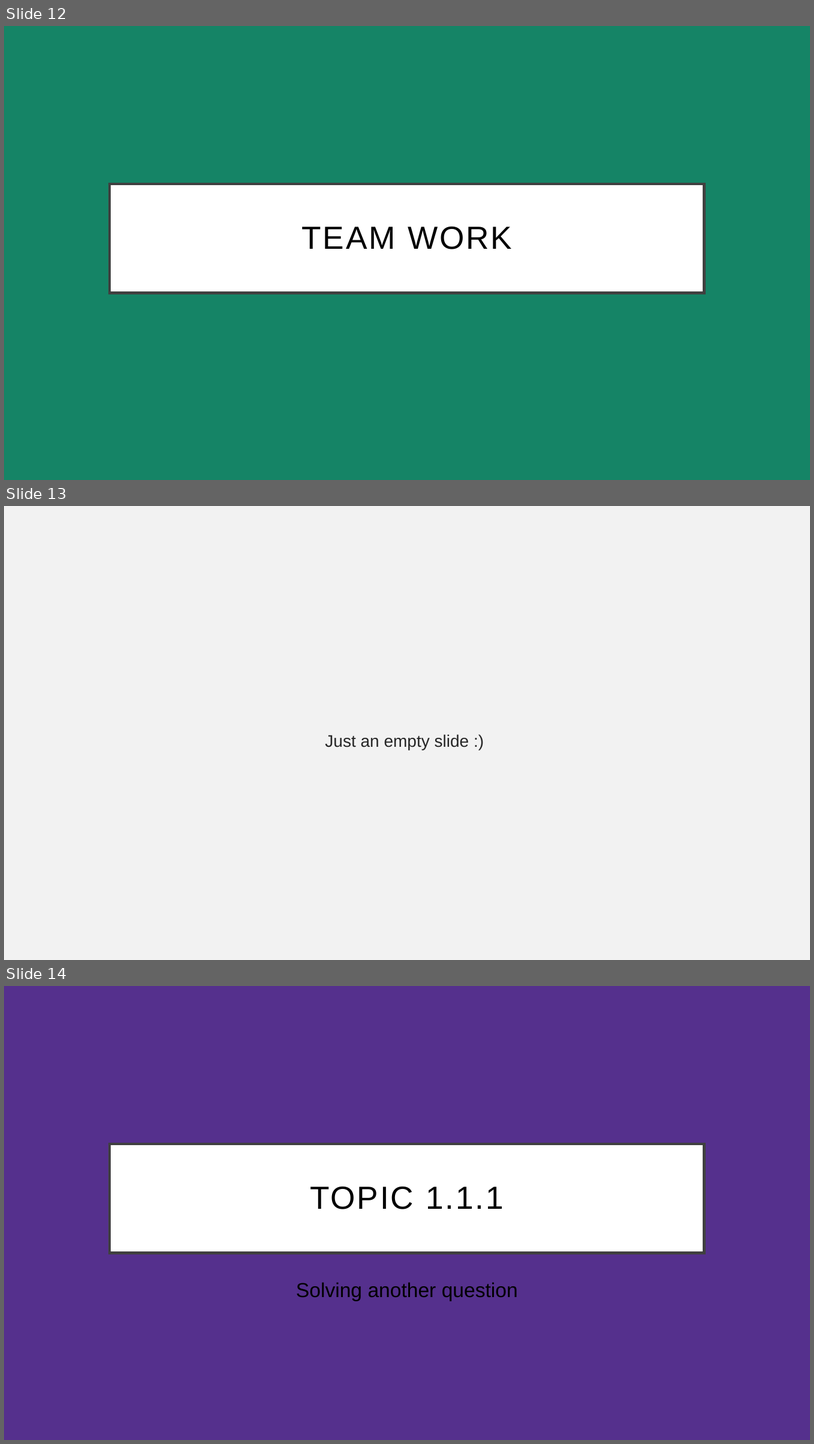
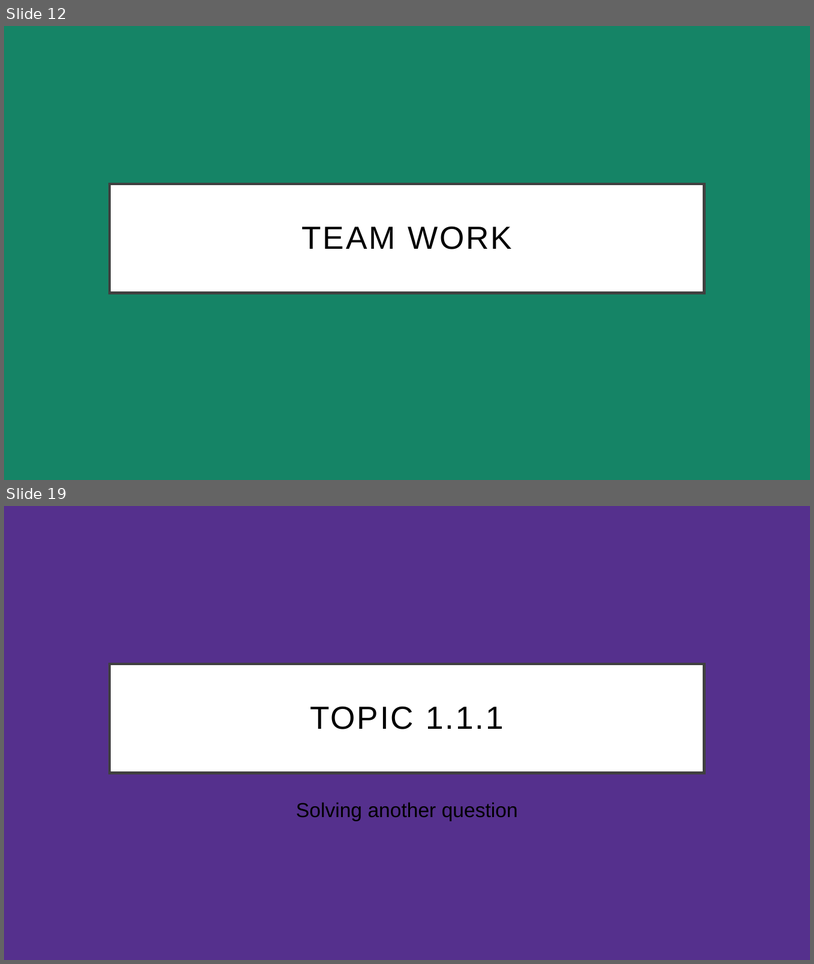
Before and after one commit to Equihua2211/I7266, a slide deck: 001_Slides/08_UART-USART.odp. Shown one above the other, each under a label of ours: slides 12, 13 and 14 before the commit, slides 12 and 19 after it; the slides between them are not shown. The pictures are 814x1444 and 814x964 pixels, drawn with LibreOffice and Linux fonts; fonts in the diff are those of the drawing. Boxes give left, top, right and bottom in pixels: in the first picture for what was removed or moved away, otherwise in the second. Text is boxed around its words. In the diff, an @@ line names an element or a change of style, - is before the commit and + after.

```diff
--- a/001_Slides/08_UART-USART.odp
+++ b/001_Slides/08_UART-USART.odp
@@ slide 13 removed at bbox=[4, 506, 810, 960], background #F2F2F2 @@
@@ text removed at bbox=[325, 734, 470, 750] @@
-Just an empty slide :)
@@ what was slide 14 is now slide 19 @@
```
Also in this commit, not shown: 6 slides added, 23 other files.
